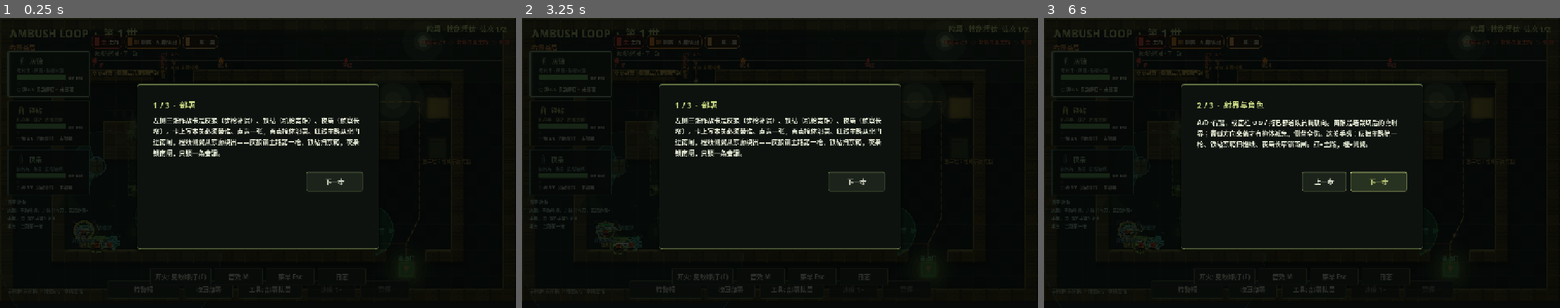
Above: before the commit, frames 1-3 (left to right).
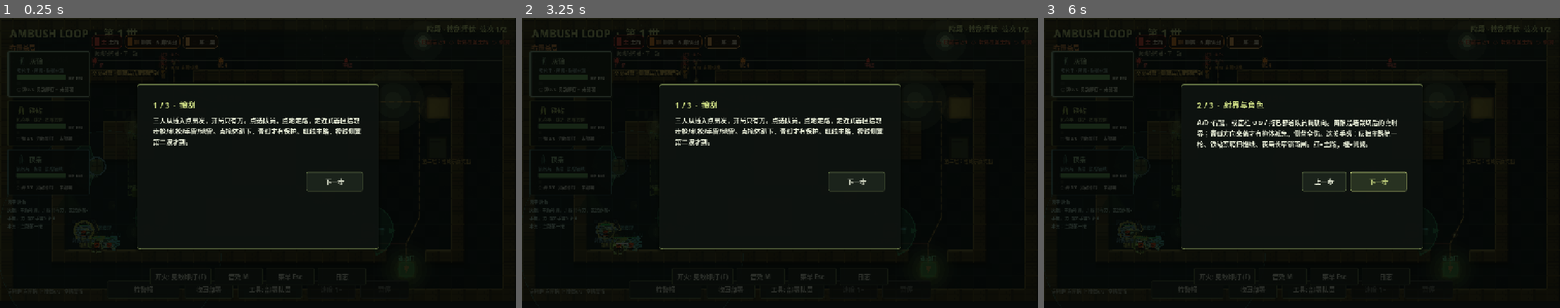
Above: after the commit, the same moments.

Repository: hailinsu-create/new
Game: Godot game, scene res://scenes/main.tscn
Same seed, same stepped clock (60 frames per second), same inputs: the game is played once before the commit and once after it. This scene is started directly instead of the project's main scene.
Inputs:
- Up to frame 1 (0.25 s): no input
- Up to frame 2 (3.25 s): click "拉警报" at 0.5 s; click "收回部署" at 1.25 s; click "工具: 部署队员" at 2 s; click "开火: 见敌即打 (F)" at 2.75 s
- Up to frame 3 (6 s): click "音效 M" at 3.5 s; click "菜单 Esc" at 4.25 s; click "日志" at 5 s; click "下一步" at 5.75 s

The runs differ from the first frame. In frame 1, 2.0% of the frame differs, in the area x 29-70%, y 28-48%; in frame 2, 2.0%; in frame 3, nothing differs.

Commit message:
feat(tut): yard pages teach scout, loot, alarm, sweep
Keep 陷阱路线 / 虚线 so teaching smoke still gates. Combat is no longer “lock and watch only”.

Co-authored-by: hailinsu-create <hailinsu-create@users.noreply.github.com>

Diff:
--- a/ambush_loop/scripts/ui/tutorial_overlay.gd
+++ b/ambush_loop/scripts/ui/tutorial_overlay.gd
@@ -7,16 +7,16 @@
 
 const YARD_STEPS := [
 	{
-		"title": "1 / 3  ·  部署",
-		"body": "左侧三张作战卡是灰狼（步枪补漏）、铁砧（机枪宽锥）、夜枭（侦察长窄）。卡上写本关必须带谁。点选一张，再点掩体部署。红线主路从北门进南闸，橙线侧翼从东廊绕出——灰狼锁主路第一枪，铁砧扫东箱，夜枭锁南闸，只锁一条会漏。",
+		"title": "1 / 3  ·  搜刮",
+		"body": "三人从插入点出发，开局只有刀。点选队员，点地走路，走近武器匣拾取步枪/机枪/手雷/地雷。点掩体趴下，青弧才有保护。红线主路，橙线侧翼第二波才到。",
 	},
 	{
 		"title": "2 / 3  ·  射界与角色",
 		"body": "A/D、右键，或底栏 ↺↻ / 拖已部署队员调朝向。黄锥是墙裁切后的真射界；青弧方向来袭才有掩体减免，侧背全伤。这关手感：灰狼主路第一枪、铁砧东箱扫橙线、夜枭长窄锁南闸。红=主路，橙=侧翼。",
 	},
 	{
-		"title": "3 / 3  ·  锁死观看",
-		"body": "空格或底栏「警报」拉响后计划冻结，不能再微操，只能暂停/变速观看。失败三种：逃逸、全灭、中止（X 留目前情报）。下一世恢复上轮计划，可以改朝向。陷阱路线：橙线侧翼从东廊绕出，只锁红线主路会漏。地图上的虚线箭头是第二层，跟着走。",
+		"title": "3 / 3  ·  警报与打扫",
+		"body": "空格拉警报，本波敌人按作者路线冲逃逸口，队员按射界自动开火，可丢已准备的手雷。清波后进入打扫：走近尸体搜刮，空格拉下一波。最后一波打扫后撤离才算封锁。逃逸或全灭失败，装备重置，情报留下。陷阱路线：橙线侧翼第二波从东廊绕出。虚线箭头标第二层。",
 	},
 ]
 
